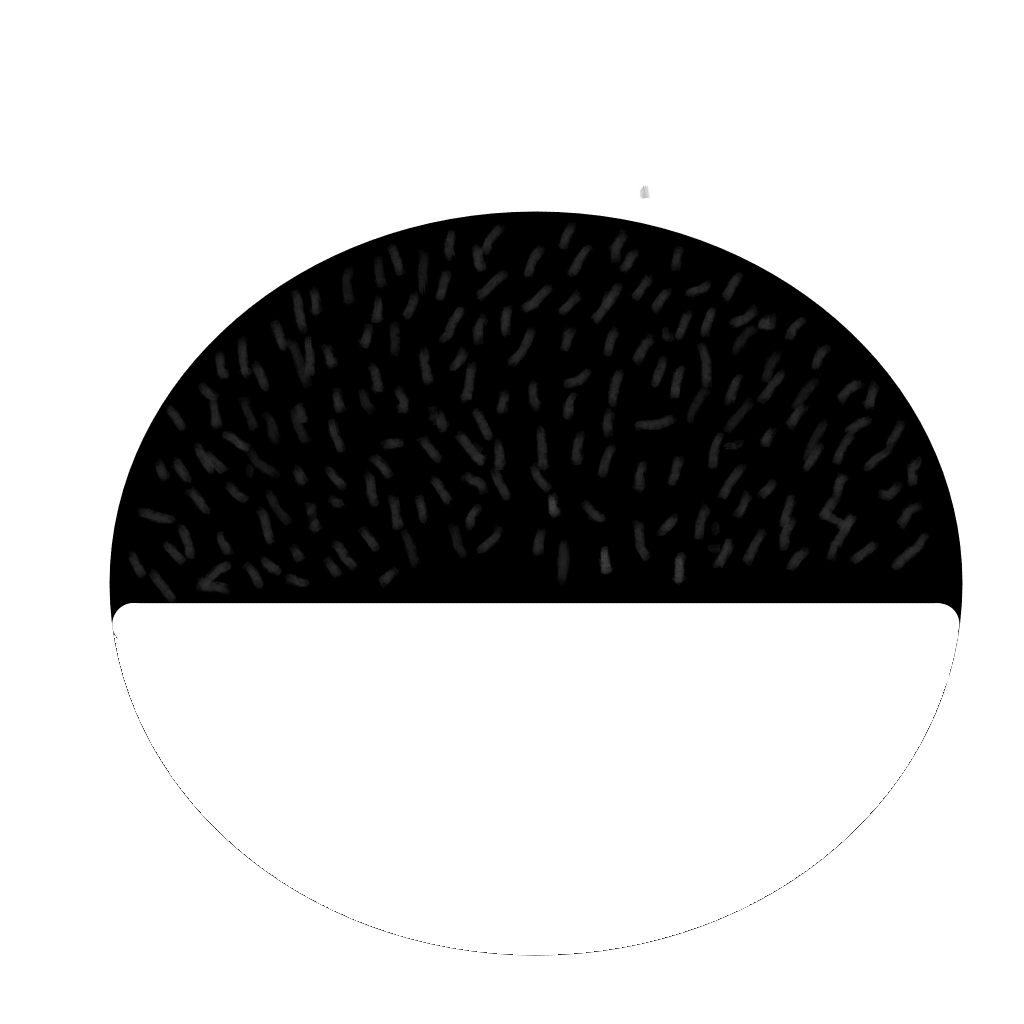
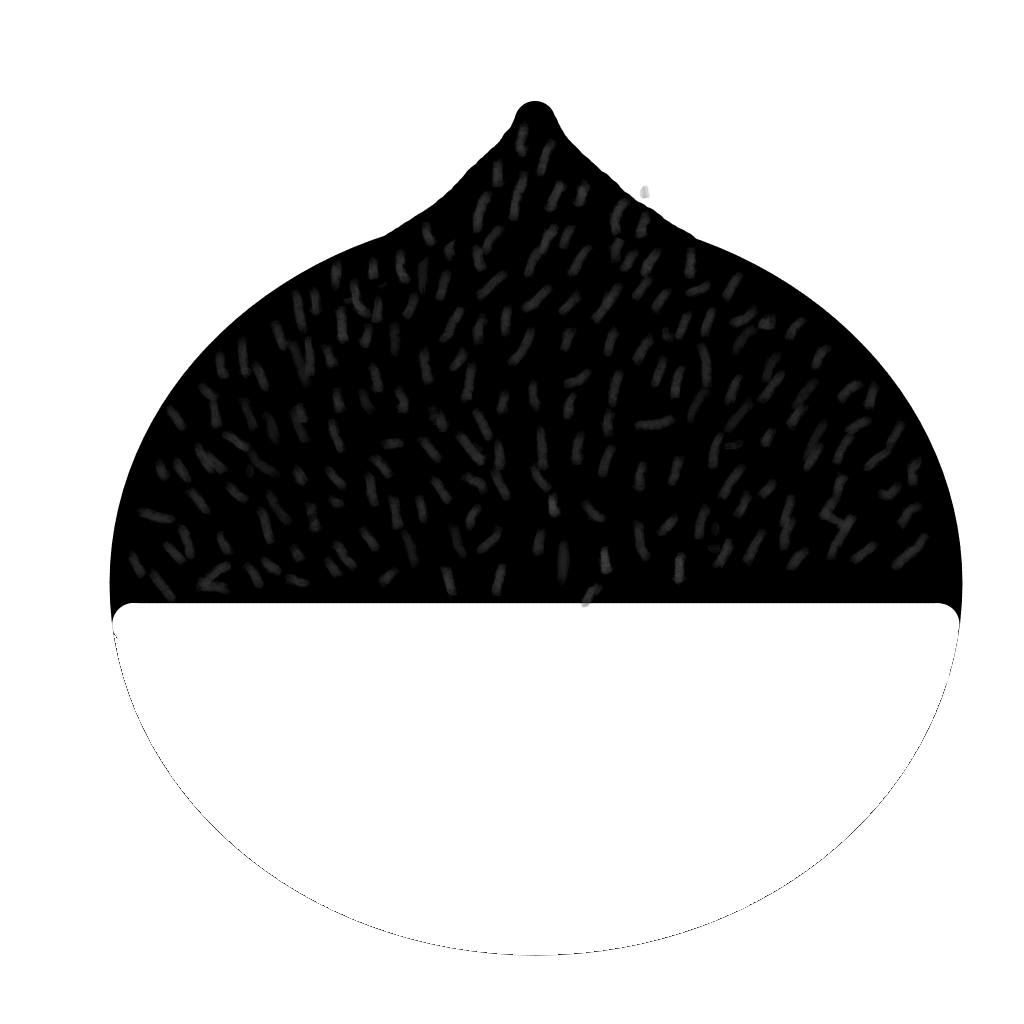
Layered file, before and after one edit (1024x1024). Changes by layer:
painted on "Paint Layer 1" over [330, 100, 698, 609]
